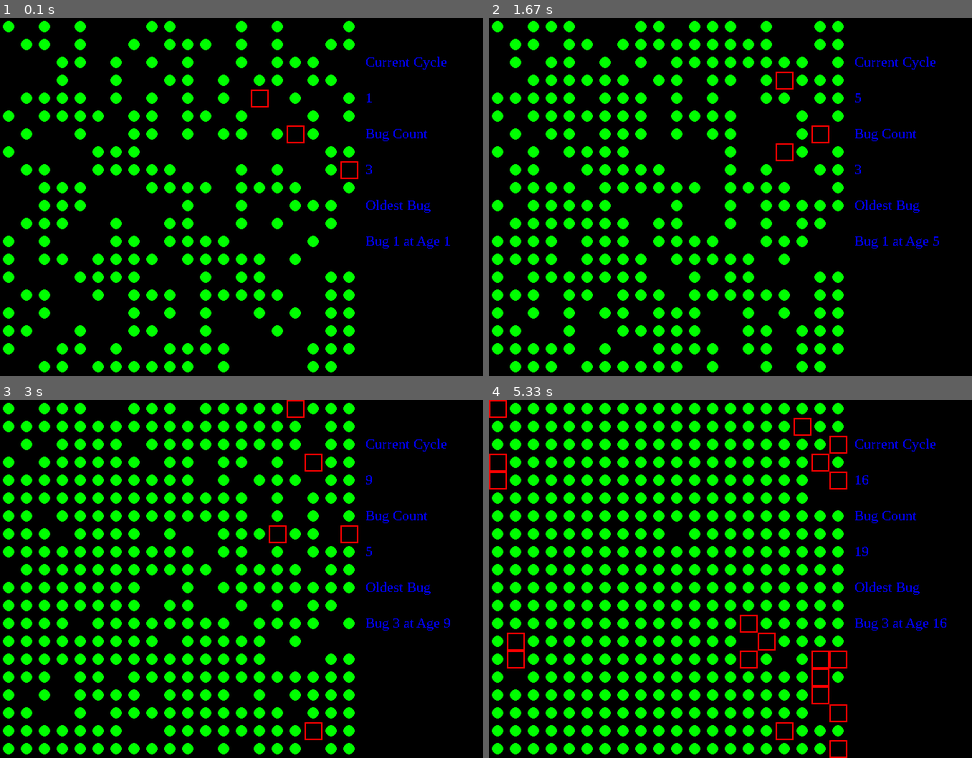
Above: before the commit, frames 1-4 (two rows, left to right).
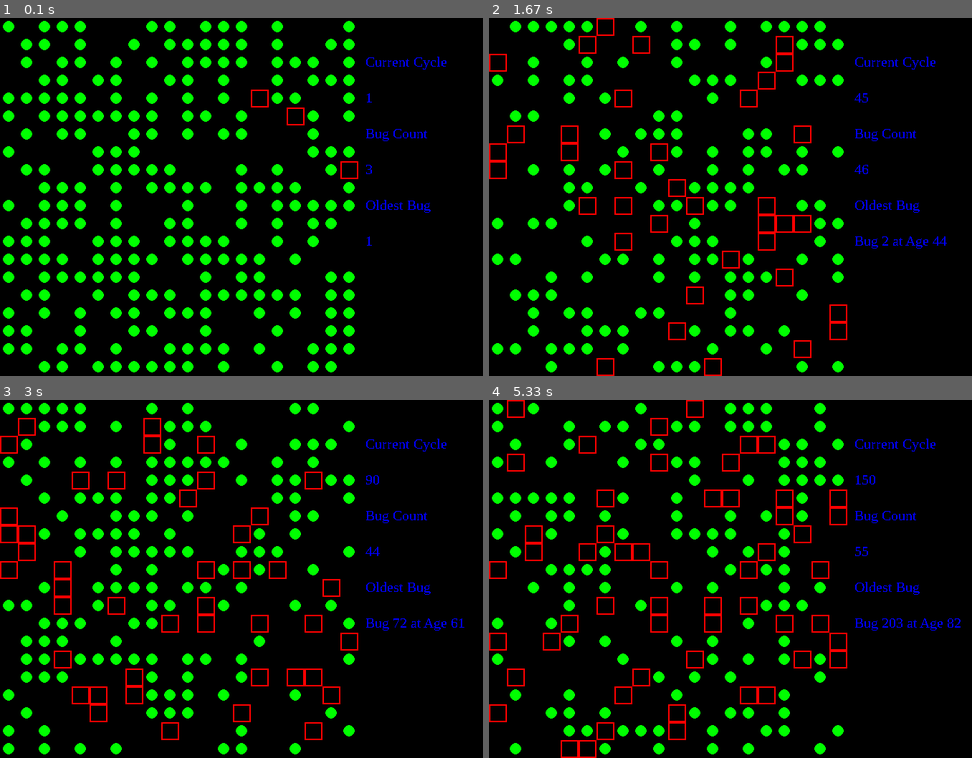
Above: after the commit, the same moments.

Repository: mill275us/Genetic
Game: pygame game, started from genetic.py
Two runs of this game, one before a commit and one after it. Both use one fixed random seed, a clock stepped at 60 frames per second and the inputs below.
Inputs:
- Up to frame 1 (0.1 s): no input
- Up to frame 2 (1.67 s): no input
- Up to frame 3 (3 s): no input
- Up to frame 4 (5.33 s): no input

The runs differ from the first frame. In frame 1, 2.4% of the frame differs, in the area x 0-94%, y 0-99%; in frame 2, 15%; in frame 3, 15%; in frame 4, 19%, in the area x 0-98%, y 0-100%.

Commit message:
added display block timing

Diff:
--- a/genetic.py
+++ b/genetic.py
@@ -13,7 +13,7 @@
 number_of_starting_bots = 3
 starting_food_pct = .5
 percent_new_food_per_turn = .05
-frames_per_second = 3
+frames_per_second = 30
 
 # Initial vars setup based on above user input
 food_density = int(starting_food_pct * grid ** 2)
@@ -35,19 +35,26 @@
 cell_size = int(screen_size / (grid + 1))
 cell_count = int(screen_size / cell_size)
 cell_cntr_offset = int(cell_size / 2)
+if frames_per_second > 1:
+    display_modulus = int(frames_per_second / 2)
+else:
+    display_modulus = 1
 pygame.init()
 clock = pygame.time.Clock()
+cycle_coounter = 1
 window = pygame.display.set_mode([screen_size + 200, screen_size])
 window.fill((0, 0, 0))
 
-# Create a status block
+# Create a status block including strings for displayyt66gty5ggggggggggggggggggggggggggggggg
 statusBlock = StatusDisplay(window, screen_size + 10, 50)
+disp_cycle_counter = str(cycle_coounter)
+disp_num_of_bots = str(number_of_starting_bots)
+disp_oldest_bug = str(cycle_coounter)
 
 pygame.display.update()
 
 # Simulate several evolutions of the field
 running = True
-cycle_coounter = 1
 while running:
     for event in pygame.event.get():
         if event.type == pygame.QUIT:
@@ -98,12 +105,16 @@
                 ypos = int(y * cell_size + cell_cntr_offset)
                 pygame.draw.circle(window, (0, 255, 0), [xpos, ypos], 8, 0)
 
-    # Display board
-    oldest_bug = max(bots, key = attrgetter("age"))
+    # Display board - limit updates so there are visible at high FPS
+    if (cycle_coounter % display_modulus) == 0:
+        oldest_bug = max(bots, key = attrgetter("age"))
+        disp_cycle_counter = str(cycle_coounter)
+        disp_num_of_bots = str(len(bots))
+        disp_oldest_bug = "Bug {} at Age {}".format(oldest_bug.id, oldest_bug.age)
     statusBlock.ypos = 50
-    statusBlock.updateStatus((0,0,255), "Current Cycle", str(cycle_coounter))
-    statusBlock.updateStatus((0,0,255), "Bug Count", str(len(bots)))
-    statusBlock.updateStatus((0,0,255), "Oldest Bug", "Bug {} at Age {}".format(oldest_bug.id, oldest_bug.age))
+    statusBlock.updateStatus((0,0,255), "Current Cycle", disp_cycle_counter)
+    statusBlock.updateStatus((0,0,255), "Bug Count", disp_num_of_bots)
+    statusBlock.updateStatus((0,0,255), "Oldest Bug", disp_oldest_bug)
     pygame.display.update()
     print("-> Food at end of turn {}\n".format(field.field.sum()))
     clock.tick(frames_per_second)
